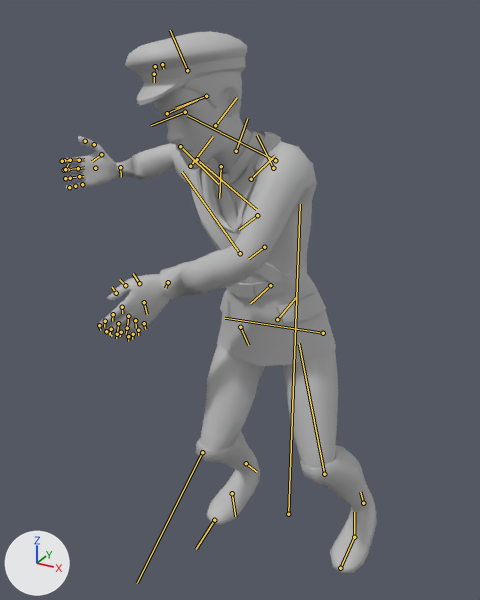
One commit to the FBX model Inter/Assets/Animations/Personagens/Models/serguei/serguei_levan_3.fbx: the scene before it, then after it.
The view is the same before and after, from a 50 mm lens placed at (0.8, -2.43, 1.77), pointed at (-0.28, -0.46, 0.78). Every picture has the same lights, and +X, +Y and +Z are marked at lower left. Both versions are drawn at frame 59 of the action 'Take 001'; the numbers are the values there. The bones that bend it are drawn over the model as lines.

In view in the first picture: 'new_soldado:Head1'.
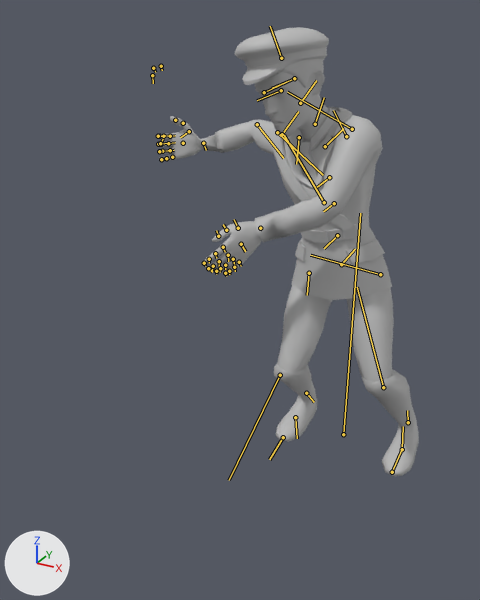
The edits, one by one:
Bone 'new_soldado:joint1' (bone_new_soldado_joint1) moves from (0.0, 0.0, -0.8) to (0.0, 0.0, 0.0).
Bone 'new_soldado:hips' (bone_new_soldado_hips) moves from (-8.5, -70.0, 4.8) to (-19.4, -11.1, 4.8).

Pixel boxes (x1, y1, x2, y2) of what changed, in the pictures (480 x 600 px):
'new_soldado:Head1', posed (17% narrower, 17% shorter): before (62, 31, 377, 573); after (158, 27, 419, 476)
bone 'new_soldado:joint1', root to tip: before (288, 514) to (300, 204); after (343, 434) to (360, 213)
bone 'new_soldado:hips', root to tip: before (277, 319) to (296, 297); after (341, 264) to (355, 249)
